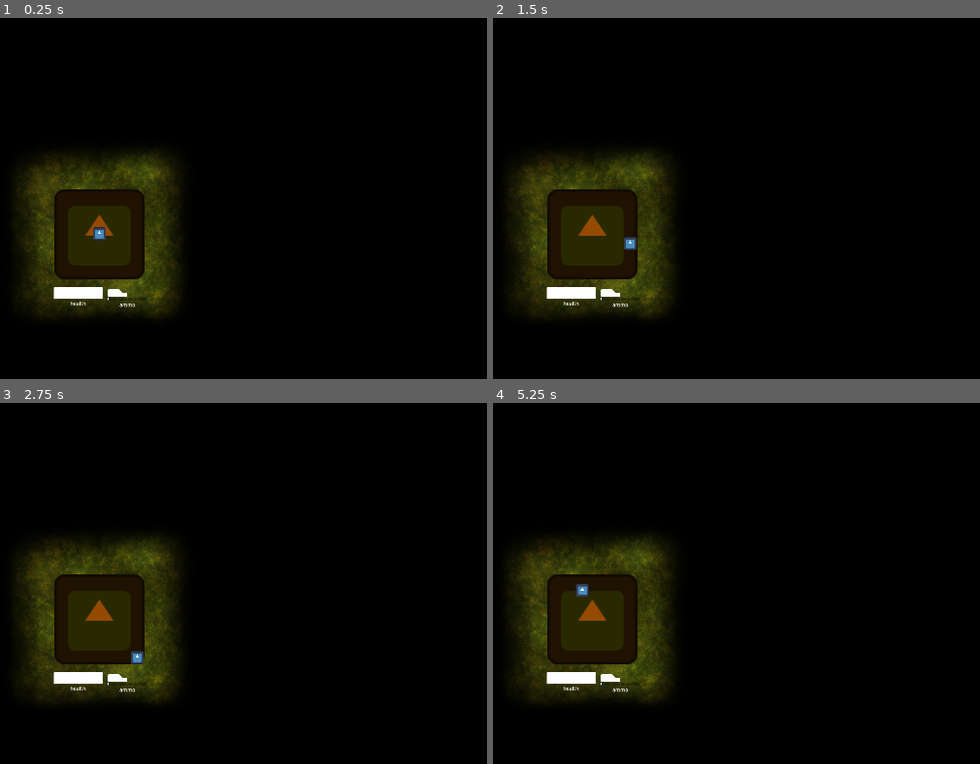
Above: before the commit, frames 1-4 (two rows, left to right).
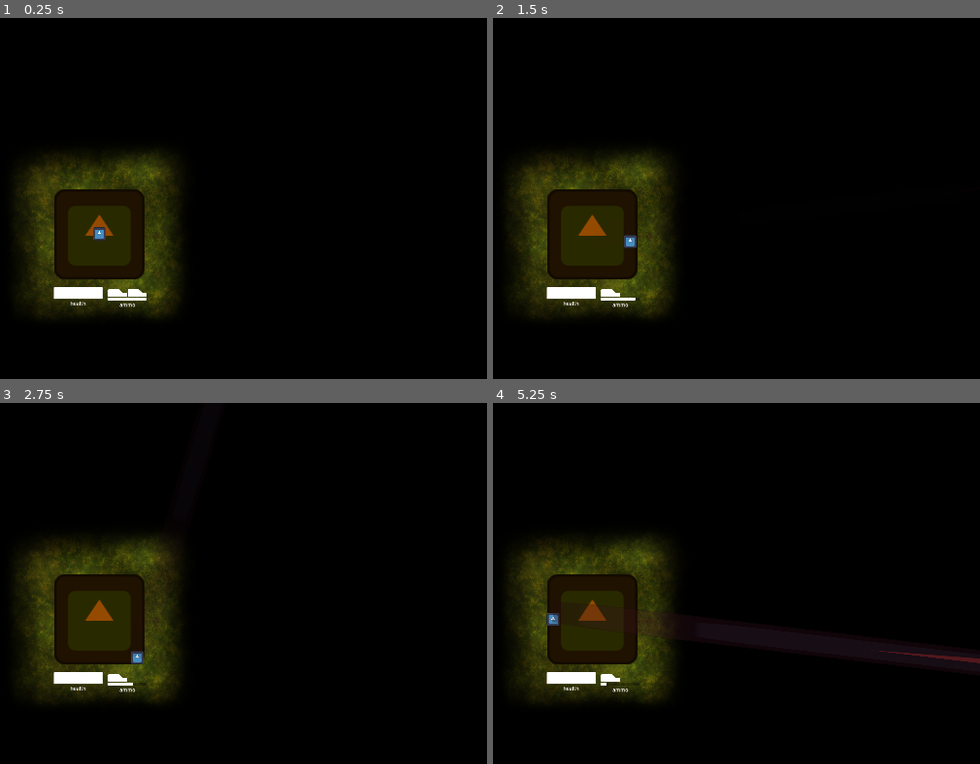
Above: after the commit, the same moments.

Repository: deppong/ludumdare54
Game: Godot game, scene res://objects/main.tscn
Same seed, same stepped clock (60 frames per second), same inputs: the game is played once before the commit and once after it. The engine's default icon, where the game draws it, is replaced by a stand-in: a white triangle on a blue panel in a dark square.
Inputs (mouse positions are in pixels of both pictures, inside the frame that each line leads up to):
- Up to frame 1 (0.25 s): no input
- Up to frame 2 (1.5 s): tap Enter at 0.5 s; move the mouse to (760, 212) at 0.52 s; hold D (MoveRight) 0.53-1.28 s; click (760, 212) at 0.6 s; move the mouse to (outside the picture) at 1.27 s; hold S (MoveDown) from 1.28 s (still down); right-click (outside the picture) at 1.35 s
- Up to frame 3 (2.75 s): move the mouse to (175, 525) at 2.02 s; release S (MoveDown) at 2.03 s; hold D (MoveRight) from 2.03 s (still down); click (175, 525) at 2.1 s
- Up to frame 4 (5.25 s): move the mouse to (551, 706) at 2.77 s; release D (MoveRight) at 2.78 s; hold W (MoveUp) 2.78-3.53 s; right-click (551, 706) at 2.85 s; move the mouse to (824, 684) at 3.52 s; hold A (MoveLeft) 3.53-5.03 s; click (824, 684) at 3.6 s; move the mouse to (outside the picture) at 4.27 s; right-click (outside the picture) at 4.35 s; move the mouse to (629, 619) at 5.02 s; hold S (MoveDown) from 5.03 s (still down); click (629, 619) at 5.1 s

The runs differ from the first frame. In frame 1, 0.1% of the frame differs, in the area x 22-31%, y 75-79%; in frame 2, 0.1%; in frame 3, less than 0.1%; in frame 4, 0.5%, in the area x 10-100%, y 50-79%.

Commit message:
reworked enemy moving and spawning

Diff:
--- a/objects/Healthbar.gd
+++ b/objects/Healthbar.gd
@@ -17,6 +17,3 @@
 
 func get_value():
 	return value
-
-func _on_player_health_changed(health_val):
-	set_value(health_val)
--- a/objects/enemy.tscn
+++ b/objects/enemy.tscn
@@ -11,8 +11,6 @@
 collision_layer = 5
 collision_mask = 5
 script = ExtResource("1_n6urs")
-min = -22
-max = 22
 
 [node name="CollisionShape2D" type="CollisionShape2D" parent="."]
 shape = SubResource("CapsuleShape2D_iq1kk")
--- a/objects/main.tscn
+++ b/objects/main.tscn
@@ -28,6 +28,7 @@
 [node name="main" type="Node2D"]
 
 [node name="Sprite2D2" type="Sprite2D" parent="."]
+z_index = -2
 position = Vector2(957, 583)
 scale = Vector2(2.525, 2.65)
 texture = ExtResource("1_jws4r")
@@ -73,10 +74,6 @@
 [node name="Player" parent="." instance=ExtResource("1_e41k3")]
 position = Vector2(947, 555)
 scale = Vector2(0.5, 0.5)
-
-[node name="enemy" parent="." instance=ExtResource("3_u6leu")]
-visibility_layer = 2
-position = Vector2(277, 303)
 
 [node name="mask" type="Sprite2D" parent="."]
 position = Vector2(943, 559)
@@ -128,7 +125,7 @@
 offset_right = 722.0
 offset_bottom = 818.0
 
-[node name="Healthbar2" parent="." instance=ExtResource("8_jl4dx")]
+[node name="AmmoBar" parent="." instance=ExtResource("8_jl4dx")]
 offset_left = 990.0
 offset_top = 829.0
 offset_right = 990.0
@@ -138,4 +135,7 @@
 position = Vector2(945, 564)
 zoom = Vector2(0.5, 0.5)
 
+[connection signal="ammo_changed" from="Player" to="AmmoBar" method="set_value"]
+[connection signal="ammo_changed" from="Player" to="AmmoBar" method="_on_player_ammo_changed"]
+[connection signal="health_changed" from="Player" to="Healthbar" method="set_value"]
 [connection signal="timeout" from="enemy_spawner/spawn_timer" to="enemy_spawner" method="_on_spawn_timer_timeout"]
--- a/scripts/AmmoBar.gd
+++ b/scripts/AmmoBar.gd
@@ -1,19 +1,15 @@
 extends Control
-var value:int
+var value:int = 2
 @export var boxes:Array[NinePatchRect]
-@export var recharge:Timer
-# Called when the node enters the scene tree for the first time.
-func _ready():
-	pass
-
+@onready var recharge: Timer = get_parent().get_node("Player/AmmoCharge")
 
 # Called every frame. 'delta' is the elapsed time since the previous frame.
 func _process(delta):
-	if(recharge!=null):
+	if(recharge):
 		$VBoxContainer/ProgressBar.set_value_no_signal(1-recharge.time_left/recharge.wait_time)
 	var i = 0
 	for b in boxes:
-		if(i>value):
+		if(i>=value):
 			b.modulate = Color(0,0,0,0)
 		else:
 			b.modulate = Color(1,1,1,1)
--- a/scripts/PlayerScript.gd
+++ b/scripts/PlayerScript.gd
@@ -7,7 +7,7 @@
 @export var health: int = 3
 @export var ammoMax: int = 2
 
-var ammo:int
+var ammo:int = 2
 
 var pinging: bool = false
 
--- a/scripts/enemy.gd
+++ b/scripts/enemy.gd
@@ -17,7 +17,7 @@
 	var nodes = get_tree().get_nodes_in_group("player")
 	if len(nodes) > 0:
 		return nodes[0]
-	push_error("The player is missing...")
+	null
 
 # Called when the node enters the scene tree for the first time.
 func _ready():
--- a/scripts/enemy_spawner.gd
+++ b/scripts/enemy_spawner.gd
@@ -11,11 +11,8 @@
 		enemy_count = len(get_tree().get_nodes_in_group("enemy"))
 
 		var enemy = enemy_tscn.instantiate()
-		var spawn_location = $spawn_path/spawn_point
-		spawn_location.progress_ratio = randf()
 
-		var direction = (spawn_location.rotation + PI /2)
-
-		enemy.position = spawn_location.position
+		enemy.radius = randf_range(350.0, 1300.0)
+		enemy.speed  = randf_range(0.5, 1.0)
 
 		get_parent().add_child(enemy)
--- a/scripts/player_beam.gd
+++ b/scripts/player_beam.gd
@@ -10,5 +10,5 @@
 		var bodies = $Area2D.get_overlapping_bodies() #node2d array
 		for body in bodies:
 			if(body.has_method("enemy_take_damage")):
-				print_debug("farts!")
+				print_debug("killed enemy")
 				body.enemy_take_damage()
